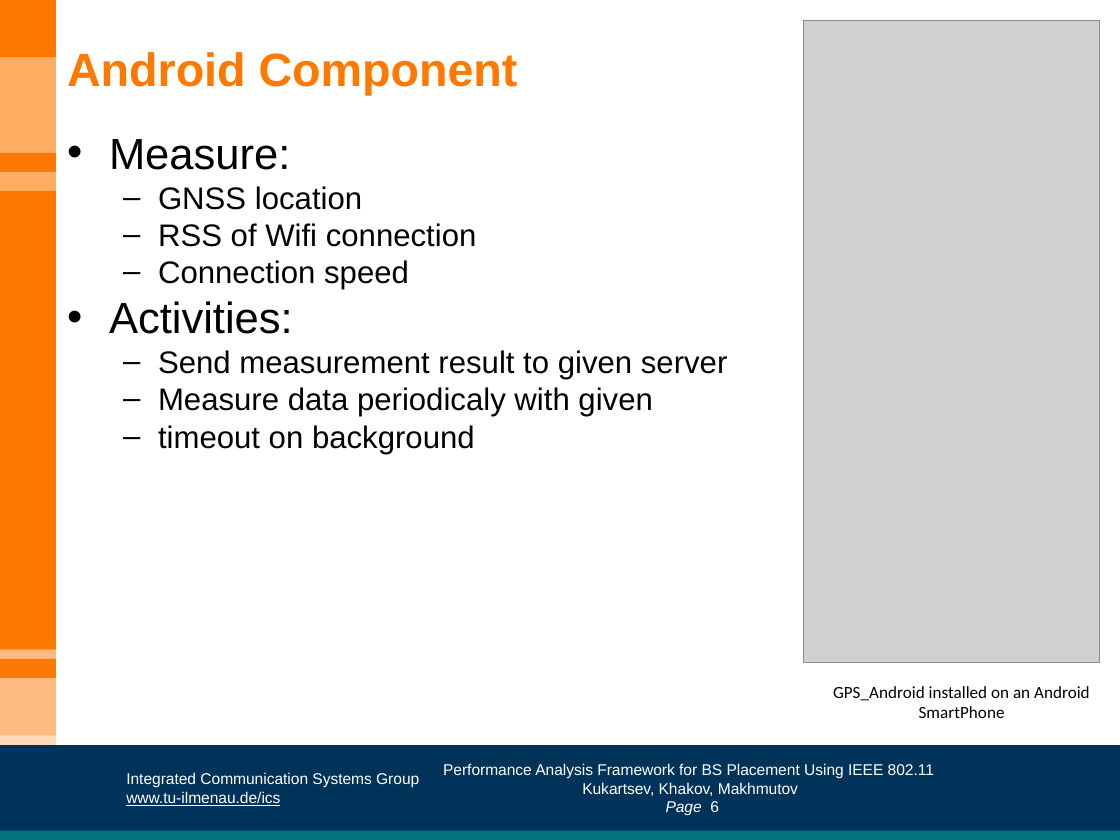
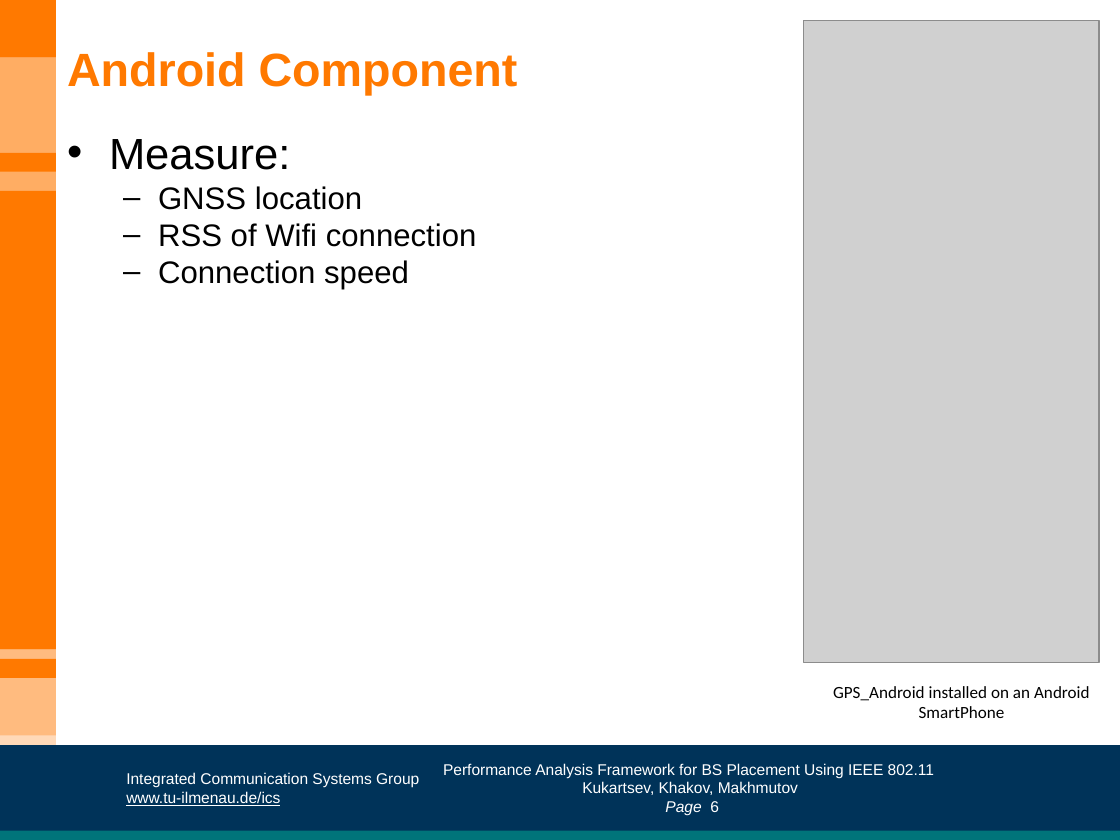
Before and after one commit to Kirkirillka/GPS_Tracker, a slide deck: slide 6 of docs/presentation/GroupStudy-presentation_comments_OA.pptx. Drawn at 1120x840 pixels with LibreOffice and Linux fonts; fonts in the diff are those of the drawing; grey boxes stand for pictures; background and template pictures are left out. Boxes give left, top, right and bottom in pixels: in the first picture for what was removed or moved away, otherwise in the second. Text is boxed around its words. In the diff, an @@ line names an element or a change of style, - is before the commit and + after.

```diff
--- a/docs/presentation/GroupStudy-presentation_comments_OA.pptx
+++ b/docs/presentation/GroupStudy-presentation_comments_OA.pptx
@@ text at box(109, 301, 728, 454): paragraphs removed @@
-• Activities:
-  – Send measurement result to given server
-  – Measure data periodicaly with given
-  – timeout on background
```
Also in this commit, not shown: 2 other slides changed, 3 slides added, 3 other files.
